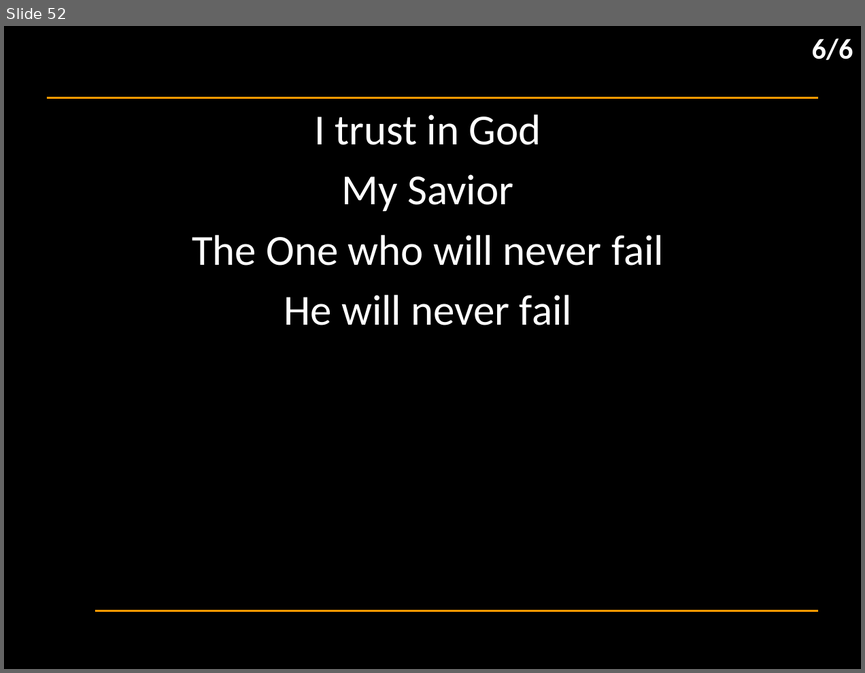
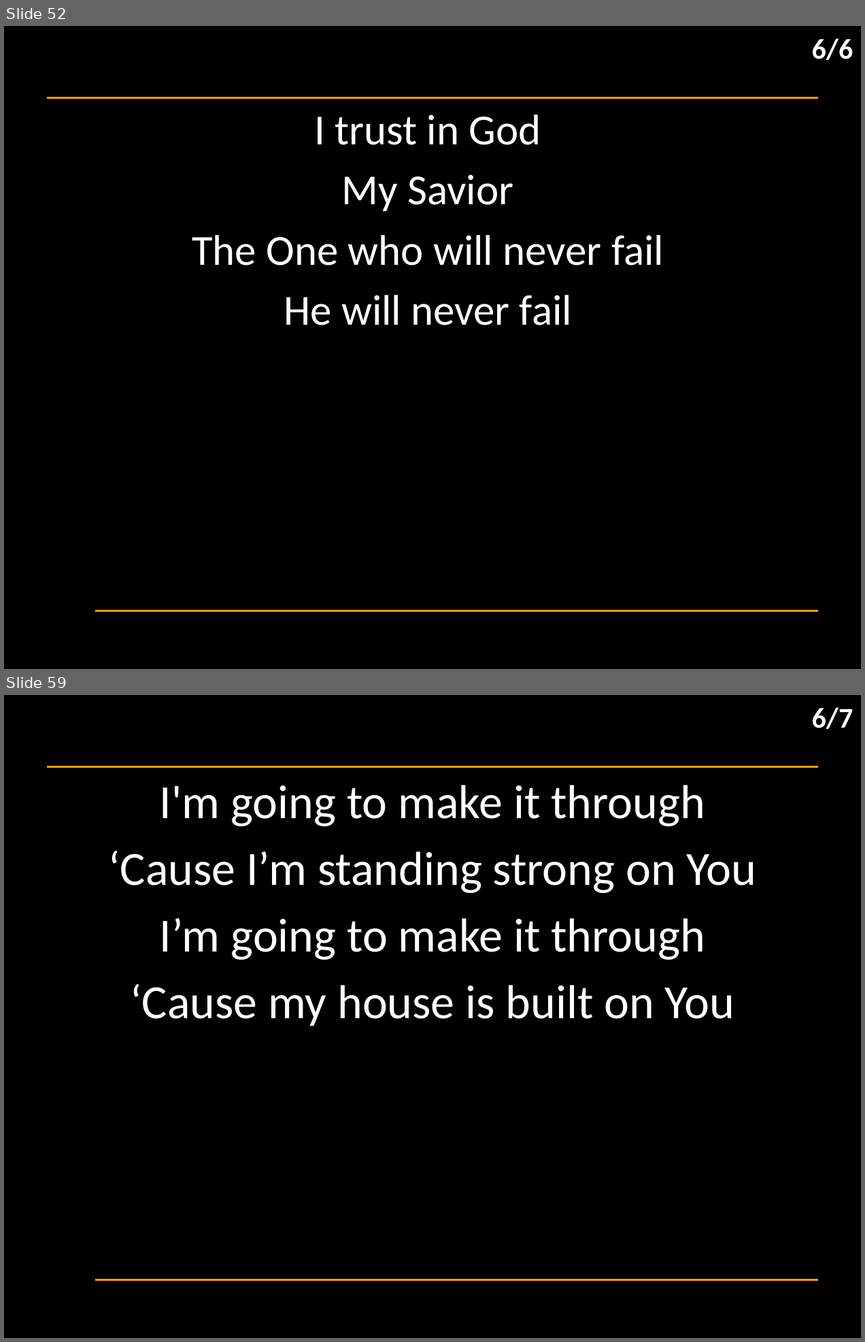
Before and after one commit to hoo-are-ya/worship, a slide deck: docs/songs_2024-09-22.pptx. Shown one above the other, each under a label of ours: slide 52 before the commit, slides 52 and 59 after it; the slides between them are not shown. The pictures are 865x673 and 865x1342 pixels, drawn with LibreOffice and Linux fonts; fonts in the diff are those of the drawing; background and template pictures are left out. Boxes give left, top, right and bottom in pixels: in the first picture for what was removed or moved away, otherwise in the second. Text is boxed around its words. In the diff, an @@ line names an element or a change of style, - is before the commit and + after.

```diff
--- a/docs/songs_2024-09-22.pptx
+++ b/docs/songs_2024-09-22.pptx
@@ slide 59 added at (4,695,861,1338), background #000000; not listed: 2 template elements that a slide beside it also shows @@
@@ text added at (812,707,853,729), 24 pt, text #FFFFFF, bold @@
+6/7
@@ subtitle added at (108,785,756,1026), 40 pt, text #FFFFFF @@
+I'm going to make it through
+‘Cause I’m standing strong on You
+I’m going to make it through
+‘Cause my house is built on You
```
Also in this commit, not shown: 1 slide changed, 14 other slides added, 1 slide removed, 2 other files.
